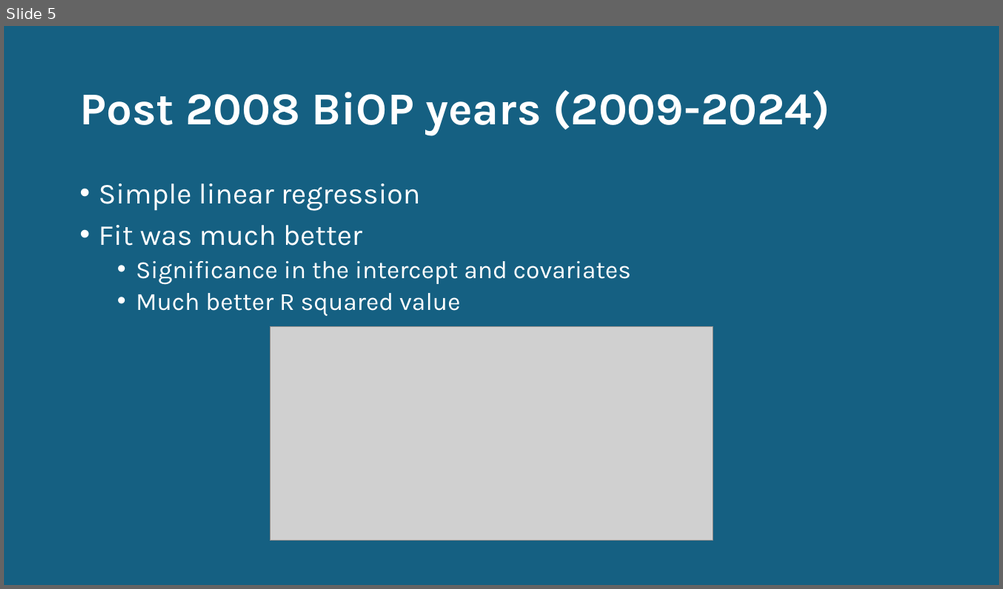
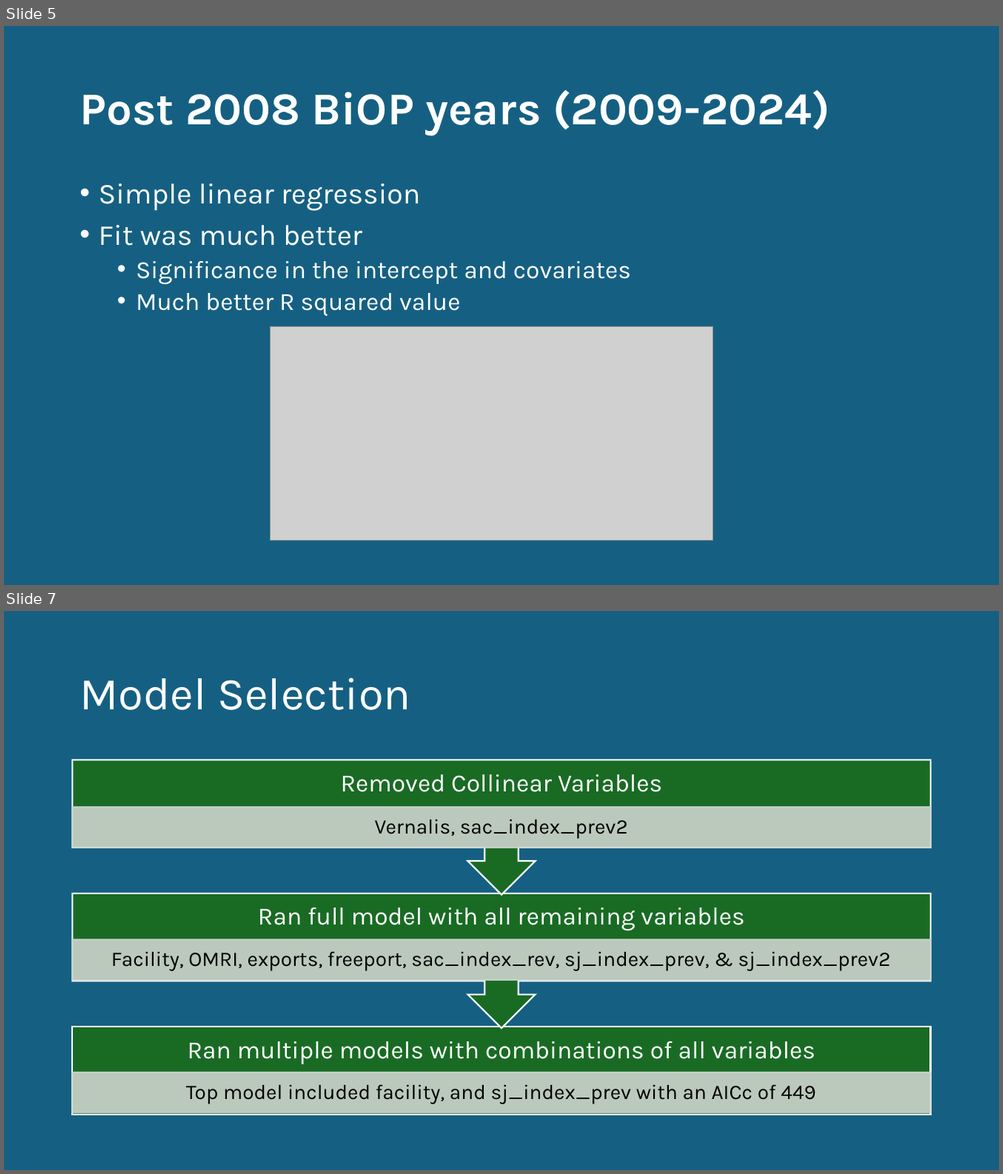
Before and after one commit to BDO-Science/steelhead-loss-model, a slide deck: Steelhead Annual Loss Prediction.pptx. Shown one above the other, each under a label of ours: slide 5 before the commit, slides 5 and 7 after it; the slides between them are not shown. The pictures are 1003x589 and 1003x1174 pixels, drawn with LibreOffice and Linux fonts; fonts in the diff are those of the drawing; grey boxes stand for pictures. Boxes give left, top, right and bottom in pixels: in the first picture for what was removed or moved away, otherwise in the second. Text is boxed around its words. In the diff, an @@ line names an element or a change of style, - is before the commit and + after.

Commit message:
model code updates and file restructuring

```diff
--- a/Steelhead Annual Loss Prediction.pptx
+++ b/Steelhead Annual Loss Prediction.pptx
@@ slide 7 added at (x1=4, y1=611, x2=999, y2=1170), background #156082 @@
@@ title added at (x1=79, y1=678, x2=411, y2=710), 44 pt, text #FFFFFF @@
+Model Selection
@@ group added at (x1=73, y1=760, x2=930, y2=1116): 6 texts, 4 rectangles, 2 up arrow callouts @@
+Ran multiple models with combinations of all variables
+Top model included facility, and sj_index_prev with an AICc of 449
+Ran full model with all remaining variables
+Facility, OMRI, exports, freeport, sac_index_rev, sj_index_prev, & sj_index_prev2
+Removed Collinear Variables
+Vernalis, sac_index_prev2
```
Also in this commit, not shown: 3 slides changed, 4 other slides added, 2 slides removed, 9 other files.
